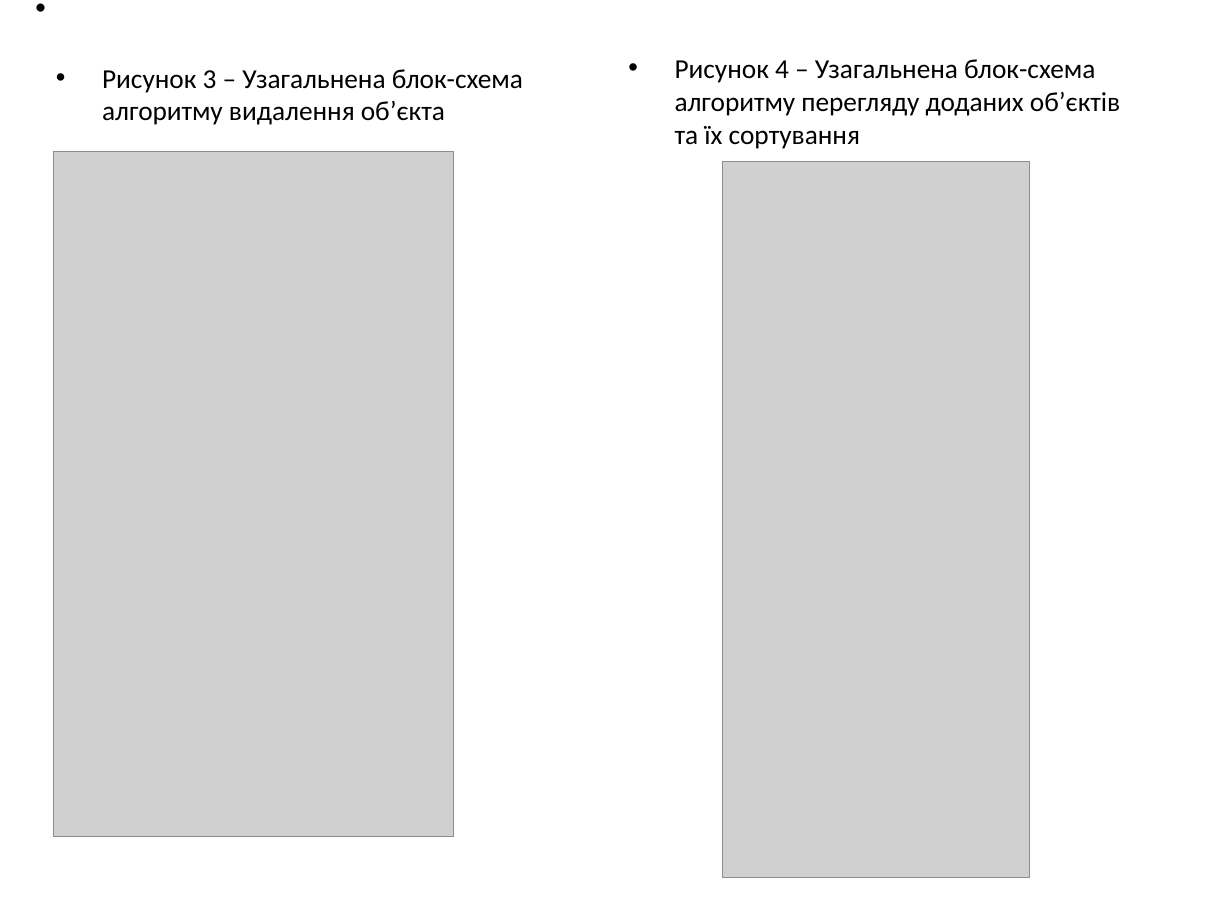
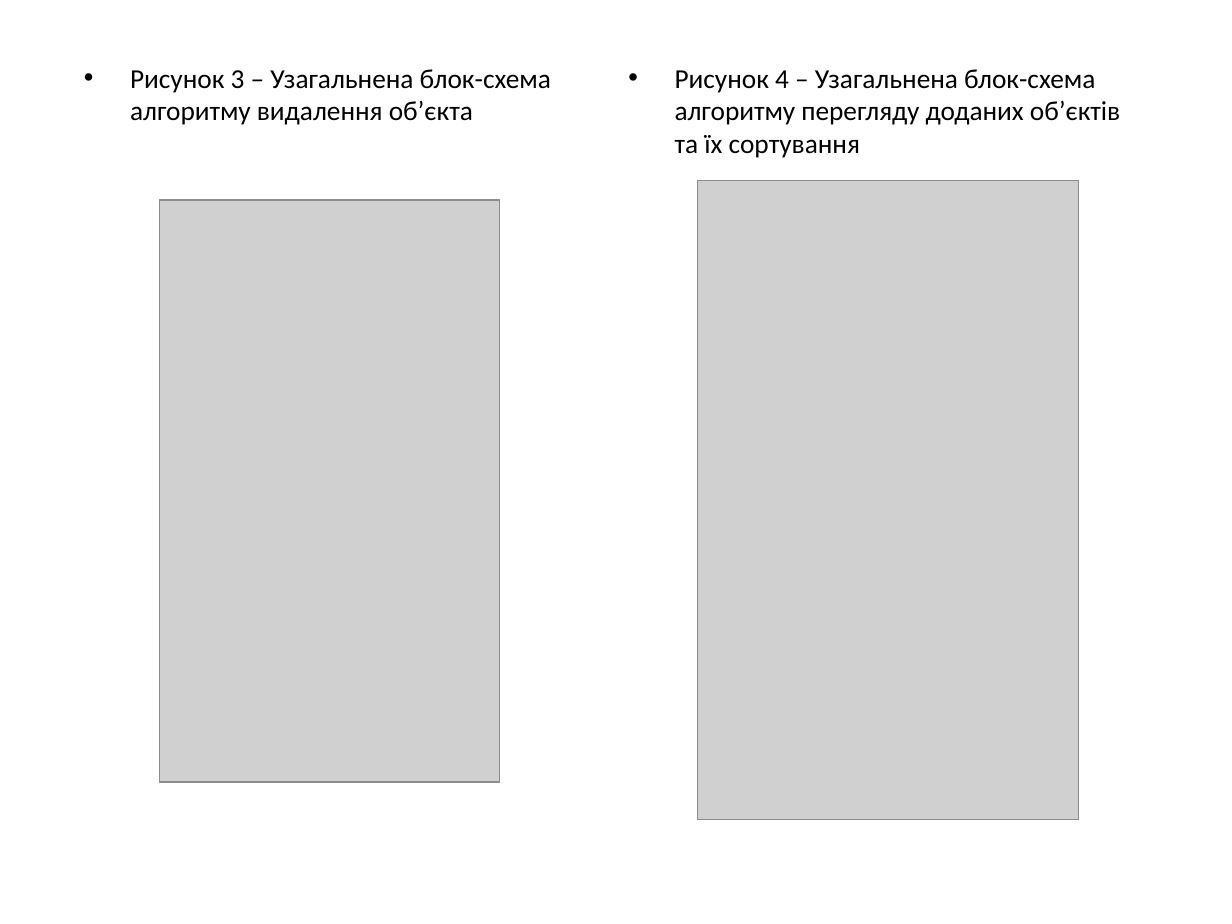
Before and after one commit to maksimkir/Kursova, a slide deck: slide 6 of documentation/Презентація.pptx. Drawn at 1232x924 pixels with LibreOffice and Linux fonts; fonts in the diff are those of the drawing; grey boxes stand for pictures. Boxes give left, top, right and bottom in pixels: in the first picture for what was removed or moved away, otherwise in the second. Text is boxed around its words. In the diff, an @@ line names an element or a change of style, - is before the commit and + after.

```diff
--- a/documentation/Презентація.pptx
+++ b/documentation/Презентація.pptx
@@ text "Рисунок 3 – Узагальнена блок-схема ...": place and size @@
-text "Рисунок 3 – Узагальнена блок-схема ..." at box(102, 69, 523, 125)
+text "Рисунок 3 – Узагальнена блок-схема ..." at box(130, 69, 551, 125)
@@ text "Рисунок 4 – Узагальнена блок-схема ...": place and size @@
-text "Рисунок 4 – Узагальнена блок-схема ..." at box(675, 59, 1120, 149)
+text "Рисунок 4 – Узагальнена блок-схема ..." at box(675, 69, 1120, 158)
@@ picture: place and size @@
-picture at box(53, 152, 453, 837)
+picture at box(160, 200, 500, 781)
@@ picture: place and size @@
-picture at box(723, 161, 1030, 877)
+picture at box(697, 181, 1079, 821)
```
Also in this commit, not shown: 1 other slide changed, 1 slide added, 24 other files.
